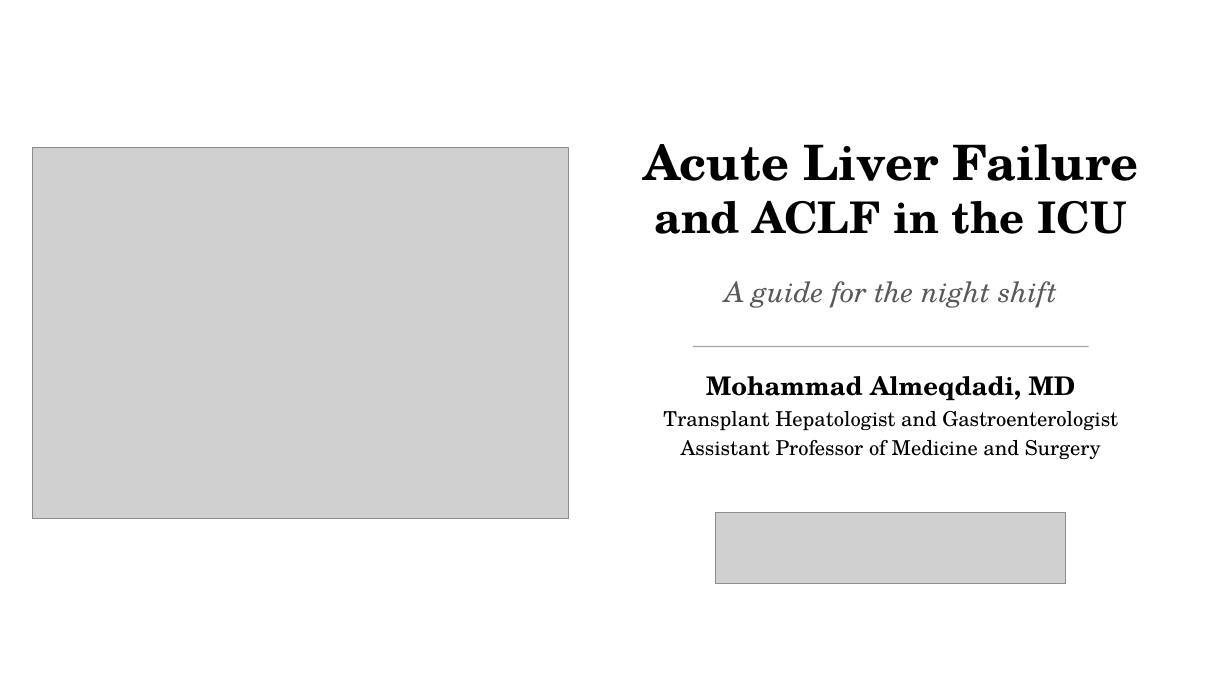
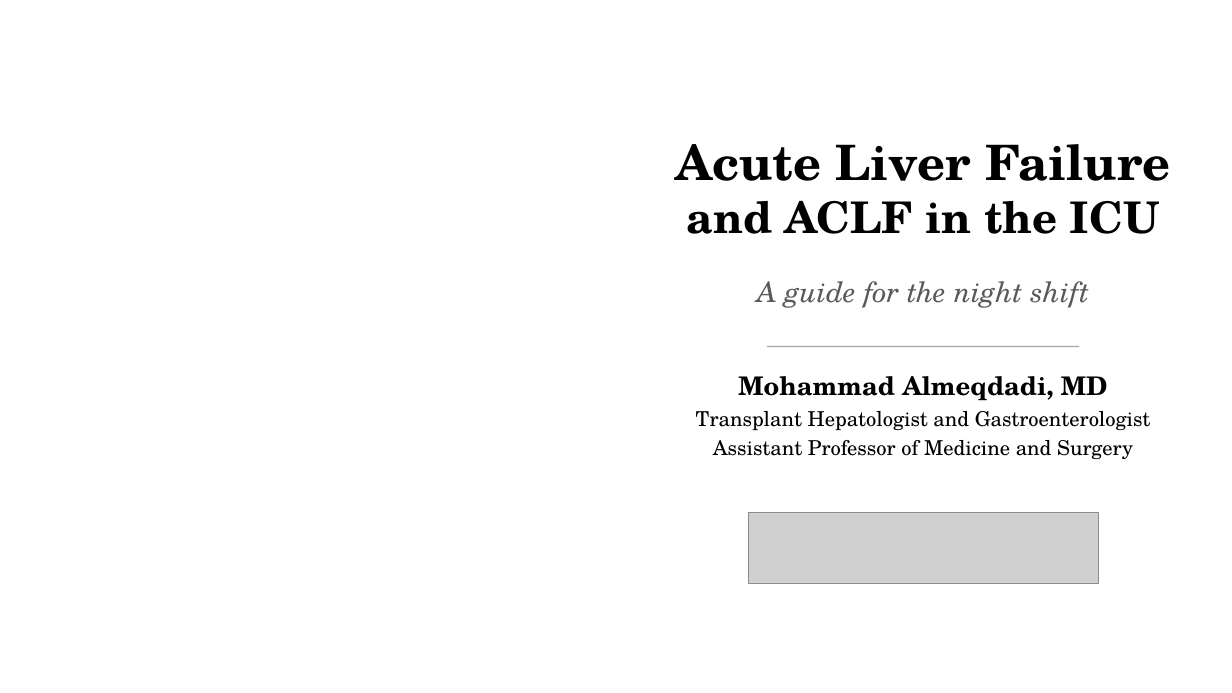
Before and after one commit to qaddodi/mohammad-almeqdadi-lectures, a slide deck: slide 1 of lectures/acute-liver-failure-aclf-in-icu/ALF and ACLF in the ICU.pptx. Drawn at 1232x693 pixels with LibreOffice and Linux fonts; fonts in the diff are those of the drawing; grey boxes stand for pictures; background and template pictures are left out. Boxes give left, top, right and bottom in pixels: in the first picture for what was removed or moved away, otherwise in the second. Text is boxed around its words. In the diff, an @@ line names an element or a change of style, - is before the commit and + after.

```diff
--- a/lectures/acute-liver-failure-aclf-in-icu/ALF and ACLF in the ICU.pptx
+++ b/lectures/acute-liver-failure-aclf-in-icu/ALF and ACLF in the ICU.pptx
@@ picture removed at <box>32,148,568,518</box> @@
@@ text "Acute Liver Failure": place and size @@
-text "Acute Liver Failure" at <box>643,144,1139,234</box>
+text "Acute Liver Failure" at <box>675,144,1171,234</box>
@@ text "A guide for the night ...": place and size @@
-text "A guide for the night ..." at <box>725,281,1057,308</box>
+text "A guide for the night ..." at <box>757,281,1089,308</box>
@@ line moved from (693, 347) - (1089, 347) to (767, 347) - (1080, 347) @@
@@ text "Mohammad Almeqdadi, MD": place and size @@
-text "Mohammad Almeqdadi, MD" at <box>663,376,1118,460</box>
+text "Mohammad Almeqdadi, MD" at <box>696,376,1151,459</box>
@@ picture: place and size @@
-picture at <box>716,513,1067,584</box>
+picture at <box>749,513,1099,584</box>
```
Also in this commit, not shown: 2 other files.
